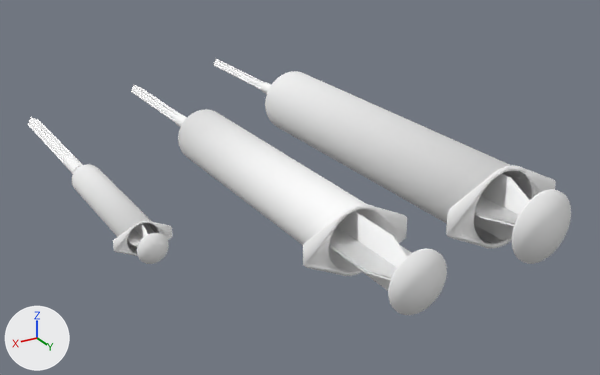
What one commit did to the Blender file SterileCompoundSim/Assets/Models/Syringes/syringe.blend.
The view is the same before and after, from a 50 mm camera at (6.76, 9.05, 5.16) aimed at (1.13, -0.33, 0.47). Arrows for +X, +Y and +Z are at lower left; the lights stay in place.

The first picture shows 'Barrel_30ml', 'Barrel_3ml', 'Barrel_60ml', 'Cap_3', 'Cap_30', 'Cap_60', 'Plunger_30ml', 'Plunger_3ml', 'Plunger_60ml'.
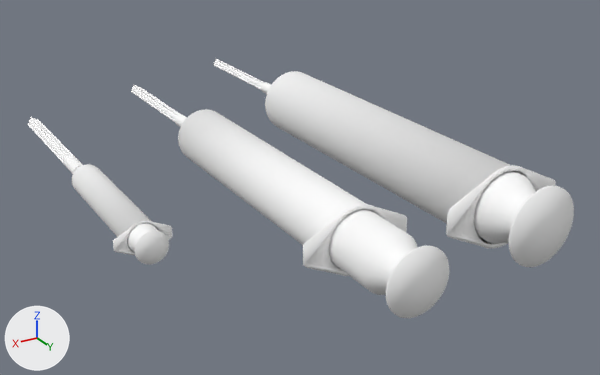
Pixel boxes [x1, y1, x2, y2] of what changed, in the pictures (600 x 375 px; the box of a moved part takes in the faces that stretch with it):
```json
{"object": "Plunger_30ml", "change": "reshaped, rescaled", "before": [329, 211, 447, 315], "after": [329, 209, 449, 318]}
{"object": "Plunger_60ml", "change": "reshaped, rescaled", "before": [474, 174, 571, 264], "after": [474, 171, 574, 267], "on screen": "7% taller"}
{"object": "Plunger_3ml", "change": "reshaped, moved, rescaled", "before": [127, 223, 169, 264], "after": [127, 223, 169, 265]}
{"part": 1, "of": "me_cylinder_010", "change": "added", "after": [127, 223, 158, 253]}
{"part": 2, "of": "me_cylinder_009", "change": "added", "after": [329, 209, 417, 295]}
{"part": 3, "of": "me_cylinder_015", "change": "added", "after": [474, 171, 536, 244]}
{"part": 4, "of": "me_cylinder_015", "change": "moved or reshaped", "before": [474, 174, 529, 226], "on screen": "not visible afterwards"}
```

The change, as JSON lines over the scene's bpy script:
```json
{"block": "me_cylinder_010", "where": "# used by ob_plunger_3ml; parent = ob_3ml; location = (4.0, 0.1, 1.0); rotation_euler = (1.571, 0.0, 0.0), in degrees (90, 0, 0); scale = (0.32, 0.32, 0.4)"}
{"op": "remove", "block": "me_cylinder_010", "code": "me_cylinder_010.from_pydata(...)  # 479 vertices, 488 faces; spans x -0.57..0.57, y -0.57..0.57, z -3.15..2.75"}
{"op": "add", "block": "me_cylinder_010", "code": "me_cylinder_010.from_pydata(...)  # 671 vertices, 682 faces; spans x -0.57..0.57, y -0.57..0.57, z -3.15..2.75"}
{"block": "me_cylinder_010", "change": "me_cylinder_010 part 1: 192 vertices added at x -0.52..0.51, y -0.52..0.52, z -3.12..2.24"}
{"block": "me_cylinder_009", "where": "# used by ob_plunger_30ml; parent = ob_30ml; location = (2.0, 0.9, 1.0); rotation_euler = (1.571, 0.0, 0.0), in degrees (90, 0, 0); scale = (0.64, 0.64, 0.8)"}
{"op": "remove", "block": "me_cylinder_009", "code": "me_cylinder_009.from_pydata(...)  # 479 vertices, 488 faces; spans x -0.57..0.57, y -0.57..0.57, z -3.15..2.75"}
{"op": "add", "block": "me_cylinder_009", "code": "me_cylinder_009.from_pydata(...)  # 671 vertices, 682 faces; spans x -0.57..0.57, y -0.57..0.57, z -3.15..2.75"}
{"block": "me_cylinder_009", "change": "me_cylinder_009 part 2: 192 vertices added at x -0.51..0.51, y -0.51..0.51, z -3.12..2.25"}
{"block": "me_cylinder_015", "where": "# used by ob_plunger_60ml; parent = ob_60ml; location = (0.0, 0.0, 1.0); rotation_euler = (1.571, 0.0, 0.0), in degrees (90, 0, 0); scale = (0.8, 0.8, 1.0)"}
{"op": "remove", "block": "me_cylinder_015", "code": "me_cylinder_015.from_pydata(...)  # 479 vertices, 488 faces; spans x -0.57..0.57, y -0.57..0.57, z -3.15..2.75"}
{"op": "add", "block": "me_cylinder_015", "code": "me_cylinder_015.from_pydata(...)  # 783 vertices, 717 faces, 11 loose edges; spans x -0.57..0.57, y -0.57..0.57, z -3.15..2.75"}
{"block": "me_cylinder_015", "change": "me_cylinder_015 part 3: a new loose piece of 146 vertices spanning x -0.53..0.53, y -0.53..0.51, z -3.12..1.98, in mat_plunger1 (white #ffffff)"}
{"block": "me_cylinder_015", "change": "me_cylinder_015 part 4: 4 vertices removed from x -0.51..0.51, y -0.51..0.51, z -2.57; 7 vertices added at x -0.01..0.25, y -0.25..0.22, z -3.12..-3.06"}
{"op": "set", "path": "ob_plunger_3ml.location", "old": "(4.0, 0.1, 1.0)", "new": "(4.0, 0.0768, 1.0)"}
{"op": "set", "path": "ob_plunger_3ml.scale", "old": "(0.32, 0.32, 0.4)", "new": "(0.35, 0.35, 0.4)"}
{"op": "set", "path": "ob_plunger_30ml.scale", "old": "(0.64, 0.64, 0.8)", "new": "(0.7, 0.7, 0.8)"}
{"op": "set", "path": "ob_plunger_60ml.scale", "old": "(0.8, 0.8, 1.0)", "new": "(0.88, 0.88, 1.0)"}
```
